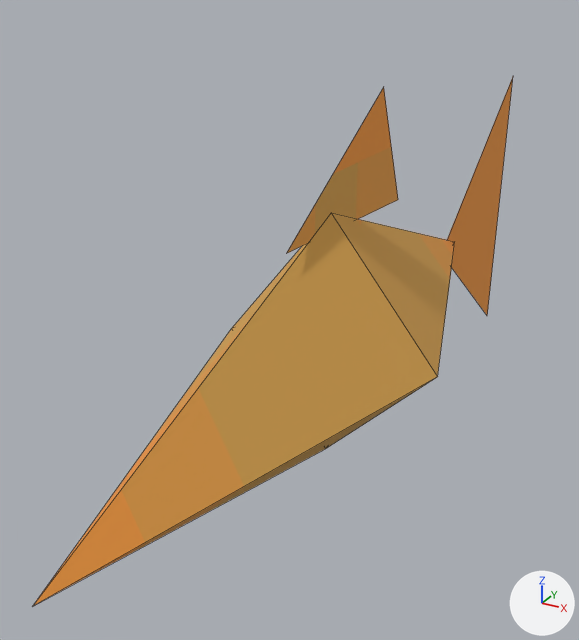
Renders of the glTF model godot/assets/blender/fish_0.glb from each side of a commit.
Both versions are drawn from a 50 mm lens placed at (0.11, -0.248, 0.123), pointed at (-0.027, 0.001, -0.002). Lighting does not change. The marker at lower right points along +X, +Y and +Z. The first picture is the older version. Mesh edges are drawn as thin lines. Vertices at exactly the same position are counted once.

The first picture shows 'fish_1'.
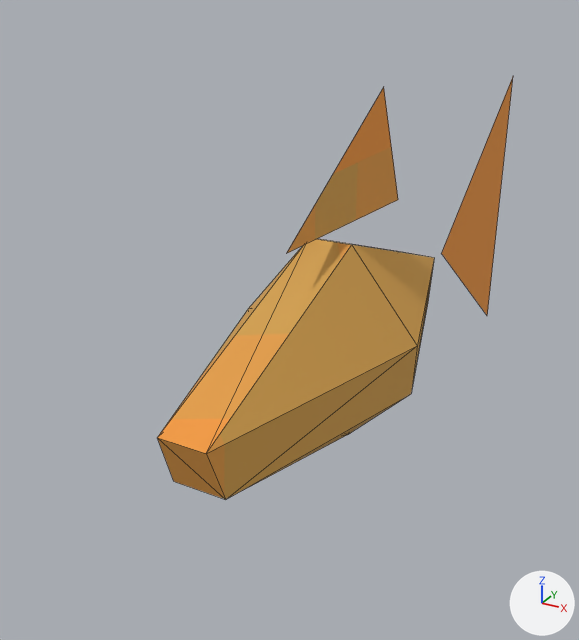
Pixel boxes [x1, y1, x2, y2] of what changed, in the pictures (579 x 640 px):
'fish_1', reshaped (26% narrower, 20% shorter): before [33, 77, 513, 606]; after [157, 77, 513, 499]
part 1 of me_fish_1, rebuilt (34% narrower, 34% shorter): before [33, 213, 455, 606]; after [157, 239, 434, 499]

The change in detail:
me_fish_1 is used by ob_fish_1; location (0.0, 0.0, 0.0).
me_fish_1 had 12 vertices, 10 faces and spanned x -0.04..0.04, y -0.16..0.2, z -0.07..0.085.
me_fish_1 now has 22 vertices, 30 faces and spans x -0.032..0.032, y -0.106..0.2, z -0.07..0.085.
me_fish_1 part 1: the loose piece of 6 vertices spanning x -0.04..0.04, y -0.16..0.12, z -0.04..0.05 is rebuilt with 16 vertices and now spans x -0.032..0.032, y -0.106..0.066, z -0.031..0.04.
